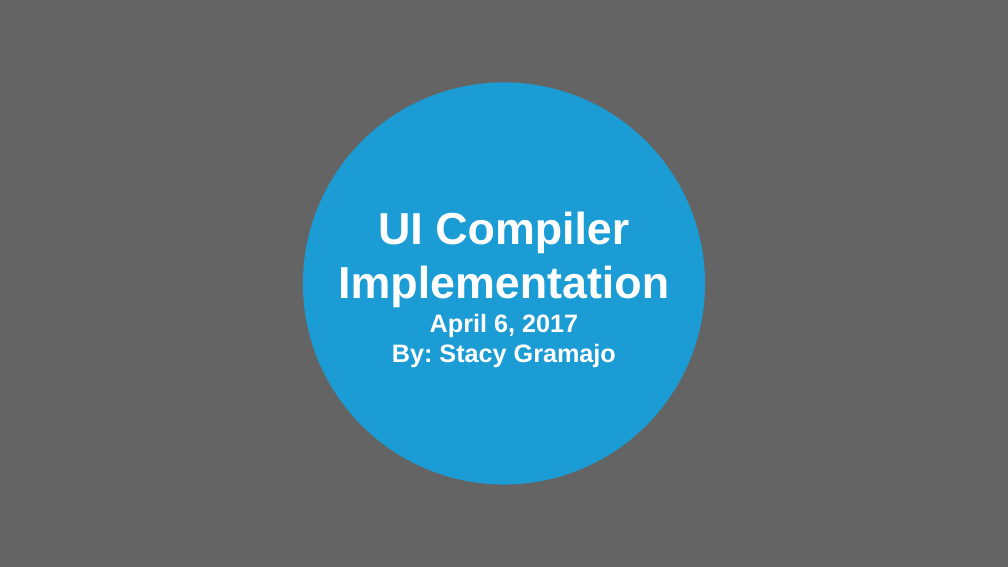
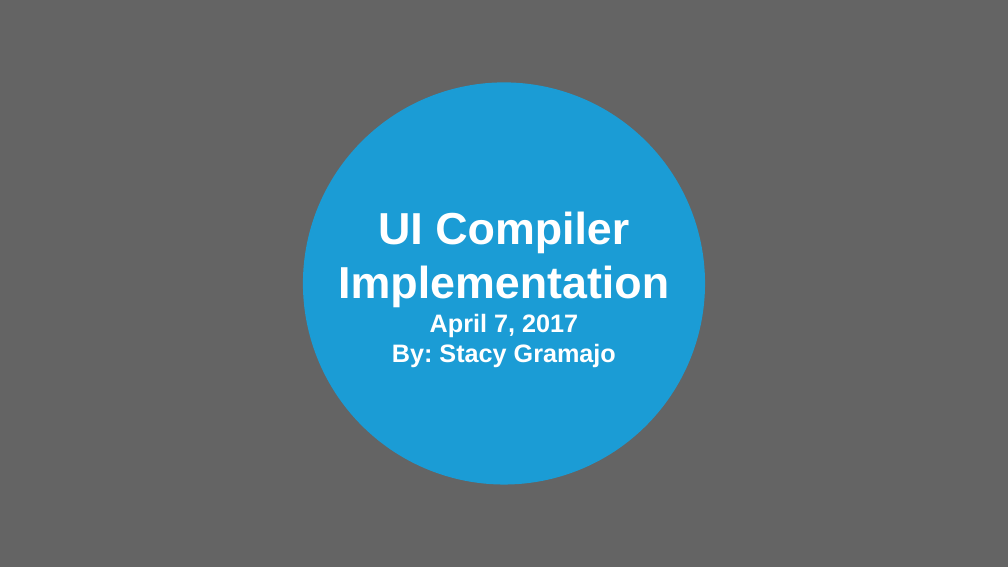
Before and after one commit to sgramajo/compilerProject, a slide deck: slide 1 of Final Project.pptx. Drawn at 1008x567 pixels with LibreOffice and Linux fonts; fonts in the diff are those of the drawing; background and template pictures are left out; a plain dark background stands for a picture behind light text. Boxes give left, top, right and bottom in pixels: in the first picture for what was removed or moved away, otherwise in the second. Text is boxed around its words. In the diff, an @@ line names an element or a change of style, - is before the commit and + after.

```diff
--- a/Final Project.pptx
+++ b/Final Project.pptx
@@ title at (392, 313, 616, 368): text changed @@
-April 6, 2017
-By: Stacy Gramajo
+April 7, 2017
+By: Stacy Gramajo
```
Also in this commit, not shown: 5 other slides changed, 1 slide added, 1 slide removed, 13 other files.
